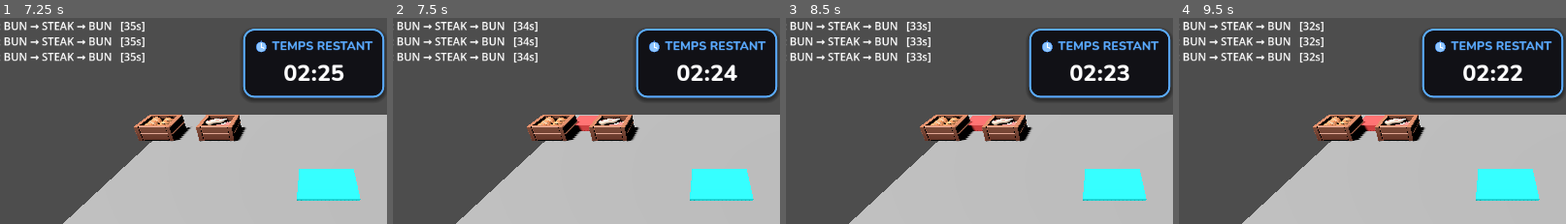
Above: before the commit, frames 1-4 (left to right).
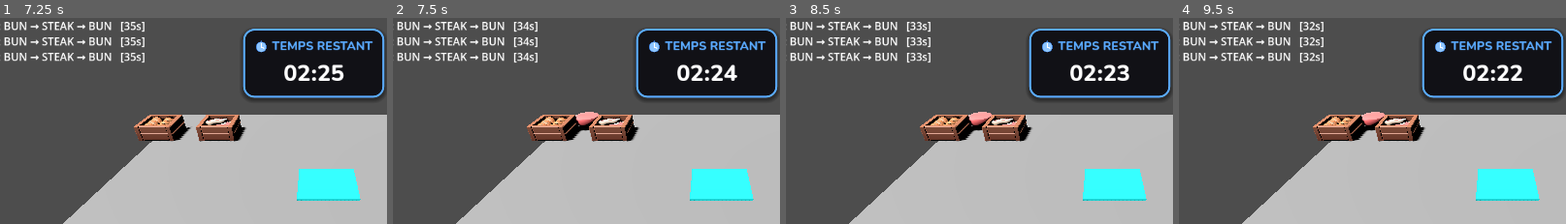
Above: after the commit, the same moments.

Repository: arthur-mdn/Godot-Burger-Maker
Game: Godot game, scene res://Scenes/MainMenu.tscn
Same seed, same stepped clock (60 frames per second), same inputs: the game is played once before the commit and once after it.
Inputs (mouse positions are % of the whole screen's width and height, from its top left):
- Up to frame 1 (7.25 s): click "Jouer" at 0.5 s; click "1. Premier flip" at 1.25 s; tap Enter at 2, 4.25, 5.75 s; move the mouse to (72, 47) at 2.02 s; click (72, 47) at 2.17 s; tap Space at 2.75, 5, 6.5 s; move the mouse to (30, 58) at 2.77 s; click (30, 58) at 2.92 s; move the mouse to (60, 29) at 3.52 s; click (60, 29) at 3.67 s; move the mouse to (45, 74) at 4.27 s; click (45, 74) at 4.42 s; move the mouse to (80, 68) at 5.02 s; click (80, 68) at 5.17 s; move the mouse to (20, 37) at 5.77 s; click (20, 37) at 5.92 s; move the mouse to (55, 53) at 6.52 s; click (55, 53) at 6.67 s
- Up to frame 2 (7.5 s): move the mouse to (35, 26) at 7.27 s; click (35, 26) at 7.42 s
- Up to frame 3 (8.5 s): move the mouse to (72, 47) at 8.02 s; click (72, 47) at 8.17 s
- Up to frame 4 (9.5 s): move the mouse to (30, 58) at 8.77 s; click (30, 58) at 8.92 s
The pictures show only the part of the screen within x 10-59%, y 0-50%; the shares and areas given below are measured in that part.

Frame 1 is identical in both runs. In frame 2, 0.4% of the frame differs, in the area x 47-54%, y 45-55%; in frame 3, 0.4%; in frame 4, 0.4%.

Commit message:
Add KayKit steak asset

Diff:
--- a/Scripts/item.gd
+++ b/Scripts/item.gd
@@ -12,9 +12,14 @@
 
 const BUN_BOTTOM_SCENE := preload("res://Assets/KayKit/gltf/food_ingredient_bun_bottom.gltf")
 const BUN_TOP_SCENE := preload("res://Assets/KayKit/gltf/food_ingredient_bun_top.gltf")
+const STEAK_RAW_SCENE := preload("res://Assets/KayKit/gltf/food_ingredient_burger_uncooked.gltf")
+const STEAK_COOKED_SCENE := preload("res://Assets/KayKit/gltf/food_ingredient_burger_cooked.gltf")
+const STEAK_BURNT_SCENE := preload("res://Assets/KayKit/gltf/food_ingredient_burger_trash.gltf")
 const KAYKIT_BUN_SCALE := 1.45
 const KAYKIT_BUN_BOTTOM_HEIGHT := 0.29
 const KAYKIT_BUN_TOP_HEIGHT := 0.45
+const KAYKIT_PATTY_SCALE := 1.2
+const KAYKIT_PATTY_HEIGHT := 0.24
 
 var current_slot = null
 var stack = []
@@ -120,7 +125,7 @@
 			if stack_index >= 0 and _bun_count() == 2 and _bun_index_at(stack_index) == 1:
 				return KAYKIT_BUN_TOP_HEIGHT
 			return KAYKIT_BUN_BOTTOM_HEIGHT
-		ItemType.STEAK:  return 0.2
+		ItemType.STEAK:  return KAYKIT_PATTY_HEIGHT
 		ItemType.CHEESE: return 0.1
 		ItemType.TOMATO: return 0.06 if is_chopped else 0.12
 		ItemType.SALAD:  return 0.15
@@ -157,20 +162,17 @@
 			stack_root.add_child(model)
 			continue
 
+		if t == ItemType.STEAK:
+			var steak_state: CookState = visual_cook_state if type == ItemType.STEAK else steak_visual_state
+			var steak_model := _create_steak_visual(steak_state)
+			steak_model.position.y = height + mesh_height * 0.5
+			height += mesh_height
+			stack_root.add_child(steak_model)
+			continue
+
 		var mesh = MeshInstance3D.new()
 
 		match t:
-			ItemType.STEAK:
-				mesh.mesh = BoxMesh.new()
-				mesh.scale = Vector3(0.9, mesh_height, 0.9)
-				var s = visual_cook_state if type == ItemType.STEAK else steak_visual_state
-				match s:
-					CookState.RAW:     mesh.material_override = _mat(Color(1.0, 0.3, 0.3))
-					CookState.COOKING: mesh.material_override = _mat(Color(0.9, 0.25, 0.05))
-					CookState.COOKED:  mesh.material_override = _mat(Color(0.4, 0.2, 0.1))
-					CookState.BURNT:   mesh.material_override = _mat(Color(0.1, 0.1, 0.1))
-					_:                 mesh.material_override = _mat(Color(0.4, 0.2, 0.1))
-
 			ItemType.CHEESE:
 				mesh.mesh = BoxMesh.new()
 				mesh.scale = Vector3(0.9, mesh_height, 0.9)
@@ -202,6 +204,42 @@
 	if is_top:
 		_set_model_transparent(model, 0.4)
 	return model
+
+
+func _create_steak_visual(state: CookState) -> Node3D:
+	var scene: PackedScene
+
+	match state:
+		CookState.RAW, CookState.COOKING:
+			scene = STEAK_RAW_SCENE
+		CookState.COOKED:
+			scene = STEAK_COOKED_SCENE
+		CookState.BURNT:
+			scene = STEAK_BURNT_SCENE
+		_:
+			scene = STEAK_RAW_SCENE
+
+	var model: Node3D = scene.instantiate()
+	model.scale = Vector3.ONE * KAYKIT_PATTY_SCALE
+
+	if state == CookState.COOKING:
+		_set_model_modulate(model, Color(1.0, 0.88, 0.72))
+
+	return model
+
+
+func _set_model_modulate(root: Node3D, tint: Color) -> void:
+	for mesh_instance in root.find_children("*", "MeshInstance3D", true, false):
+		if mesh_instance.mesh == null:
+			continue
+		for surface_idx in range(mesh_instance.mesh.get_surface_count()):
+			var mat = mesh_instance.get_active_material(surface_idx)
+			if mat == null:
+				continue
+			var dup = mat.duplicate()
+			if dup is StandardMaterial3D:
+				dup.albedo_color *= tint
+			mesh_instance.set_surface_override_material(surface_idx, dup)
 
 
 func _set_model_transparent(root: Node3D, alpha: float) -> void:
Binary file added: Assets/KayKit/gltf/food_ingredient_burger_cooked.bin
Not shown, added: Assets/KayKit/gltf/food_ingredient_burger_cooked.gltf
Not shown, added: Assets/KayKit/gltf/food_ingredient_burger_cooked.gltf.import
Binary file added: Assets/KayKit/gltf/food_ingredient_burger_trash.bin
Not shown, added: Assets/KayKit/gltf/food_ingredient_burger_trash.gltf
Not shown, added: Assets/KayKit/gltf/food_ingredient_burger_trash.gltf.import
Binary file added: Assets/KayKit/gltf/food_ingredient_burger_uncooked.bin
Not shown, added: Assets/KayKit/gltf/food_ingredient_burger_uncooked.gltf
Not shown, added: Assets/KayKit/gltf/food_ingredient_burger_uncooked.gltf.import
Binary file added: Assets/KayKit/gltf/food_ingredient_ham_cooked.bin
Not shown, added: Assets/KayKit/gltf/food_ingredient_ham_cooked.gltf
Not shown, added: Assets/KayKit/gltf/food_ingredient_ham_cooked.gltf.import
(and 6 more such lines)
